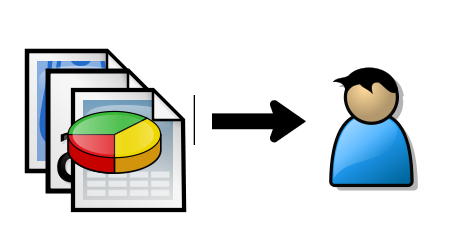
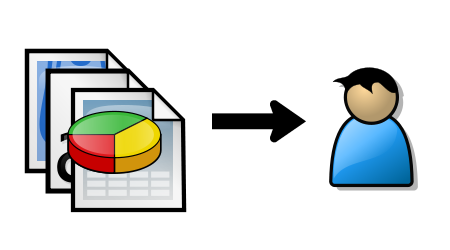
Before/after of a 450 x 250 layered artwork. What changed in the layer stack:
painted on "arrow1.gif" over [193, 95, 195, 145]
